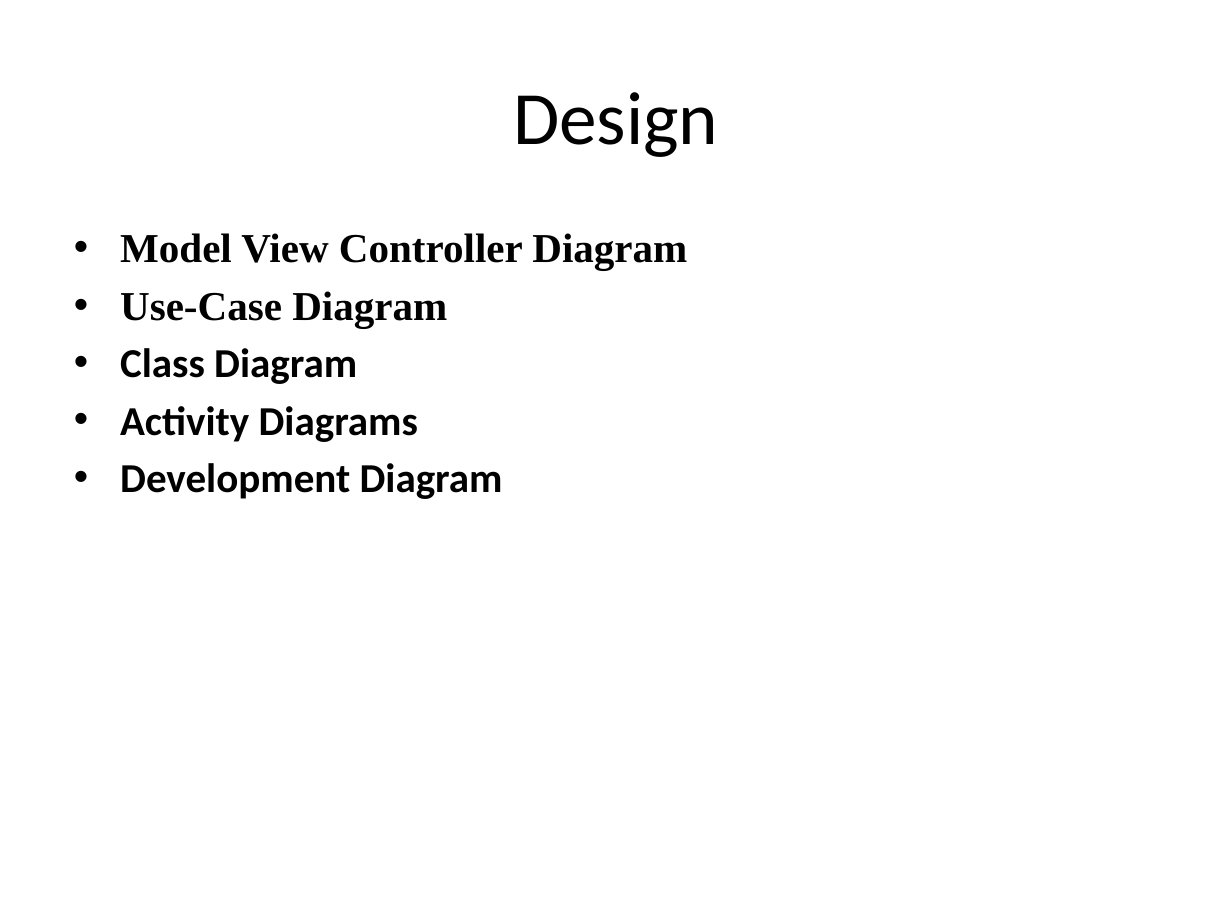
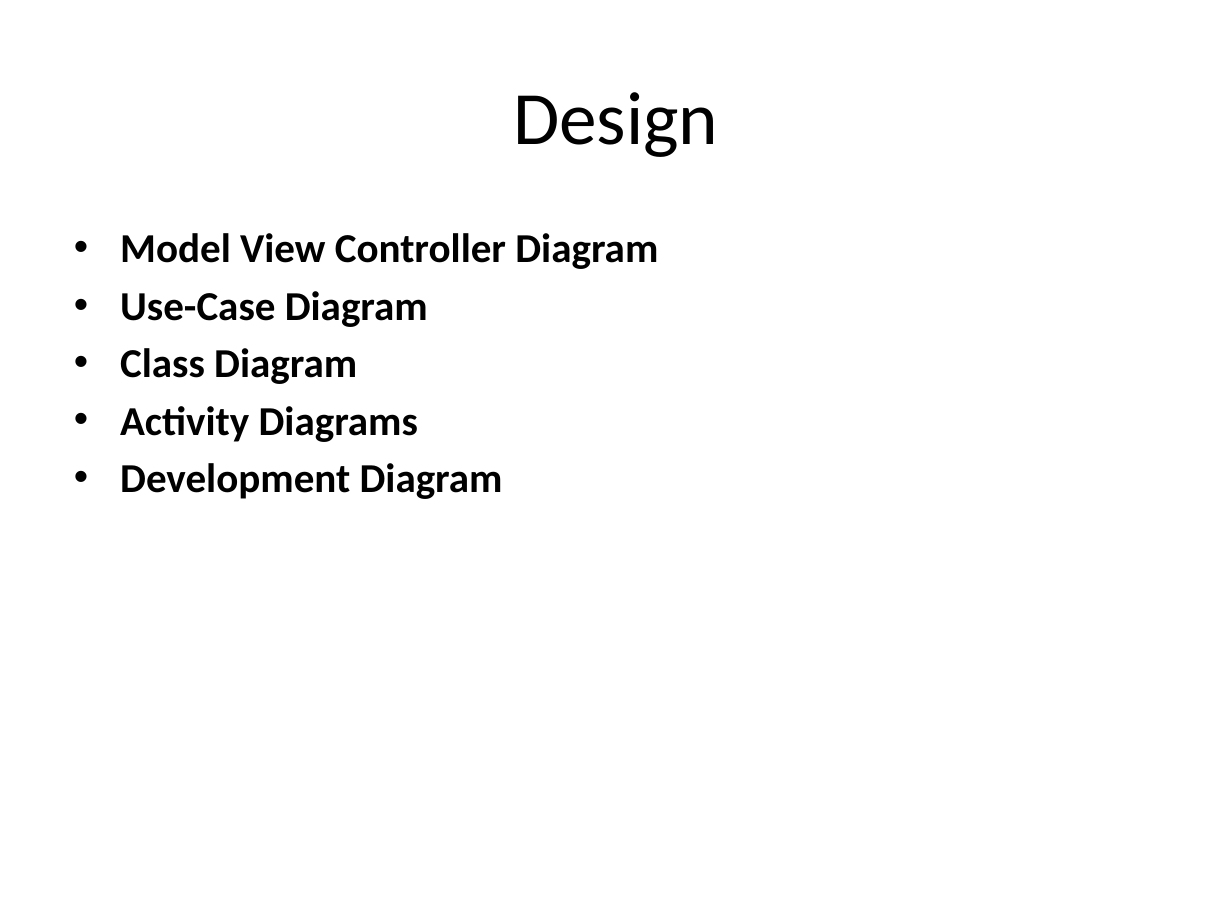
Before and after one commit to SanaUllah-Gondal/final-year-project-sp2025-, a slide deck: slide 10 of Final year ppt[1].pptx. Drawn at 1232x924 pixels with LibreOffice and Linux fonts; fonts in the diff are those of the drawing; background and template pictures are left out. Boxes give left, top, right and bottom in pixels: in the first picture for what was removed or moved away, otherwise in the second. Text is boxed around its words. In the diff, an @@ line names an element or a change of style, - is before the commit and + after.

```diff
--- a/Final year ppt[1].pptx
+++ b/Final year ppt[1].pptx
@@ text at <box>120,233,658,327</box>: font Times New Roman to Calibri in "Model View Controller Diagram", "Use-Case Diagram" @@
```
Also in this commit, not shown: 4 other slides changed.
